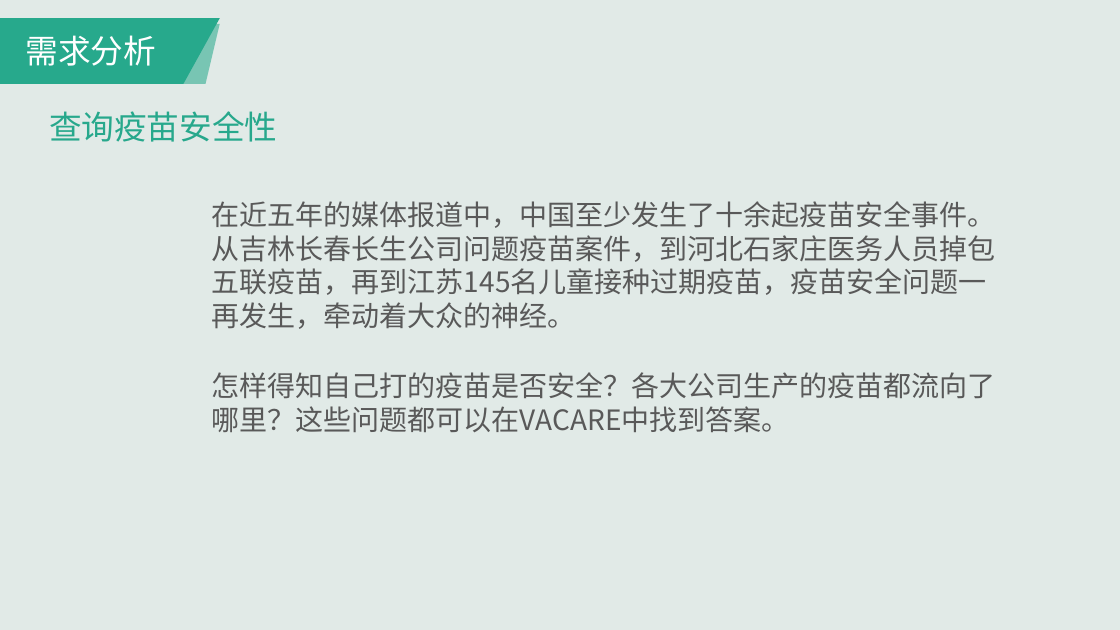
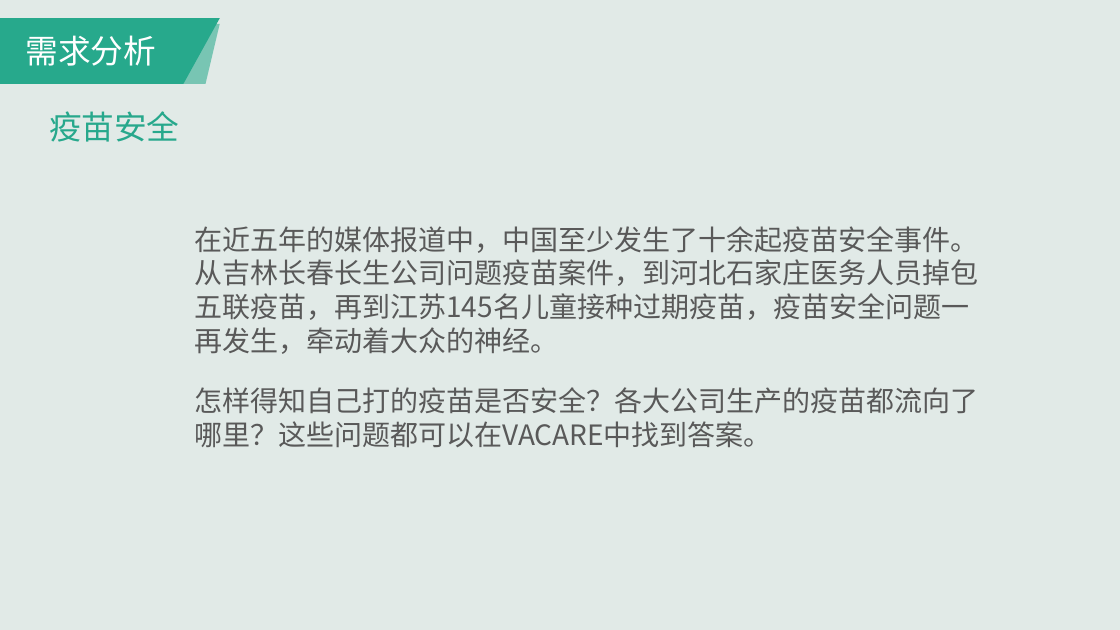
Before and after one commit to Super6-1/VACARE, a slide deck: slide 11 of VACARE产品发布会.pptx. Drawn at 1120x630 pixels with LibreOffice and Linux fonts; fonts in the diff are those of the drawing. Boxes give left, top, right and bottom in pixels: in the first picture for what was removed or moved away, otherwise in the second. Text is boxed around its words. In the diff, an @@ line names an element or a change of style, - is before the commit and + after.

```diff
--- a/VACARE产品发布会.pptx
+++ b/VACARE产品发布会.pptx
@@ text at <box>49,111,180,142</box>: text changed @@
-查询疫苗安全性
+疫苗安全
@@ text "在近五年的媒体报道中，中国至少发生了十余起疫苗安全事件。从吉林长春长生公司问题疫苗案件，到河北石家庄医务人员掉包五联疫苗 ...": place and size @@
-text "在近五年的媒体报道中，中国至少发生了十余起疫苗安全事件。从吉林长春长生公司问题疫苗案件，到河北石家庄医务人员掉包五联疫苗 ..." at <box>212,201,996,329</box>
+text "在近五年的媒体报道中，中国至少发生了十余起疫苗安全事件。从吉林长春长生公司问题疫苗案件，到河北石家庄医务人员掉包五联疫苗 ..." at <box>194,226,978,354</box>
@@ text "怎样得知自己打的疫苗是否安全？各大公司生产的疫苗都流向了哪里？这些问题都可以在VACARE中找到答案。": place and size @@
-text "怎样得知自己打的疫苗是否安全？各大公司生产的疫苗都流向了哪里？这些问题都可以在VACARE中找到答案。" at <box>212,372,996,432</box>
+text "怎样得知自己打的疫苗是否安全？各大公司生产的疫苗都流向了哪里？这些问题都可以在VACARE中找到答案。" at <box>194,387,978,447</box>
```
Also in this commit, not shown: 8 other slides changed.
